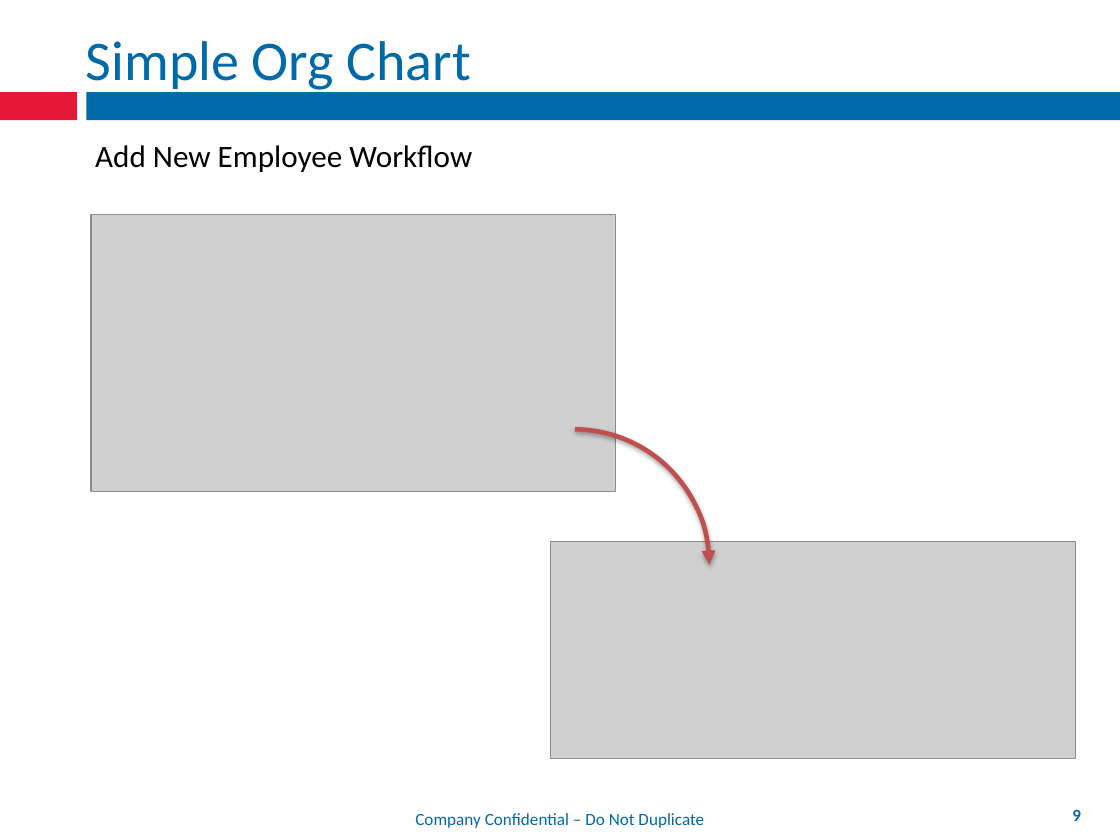
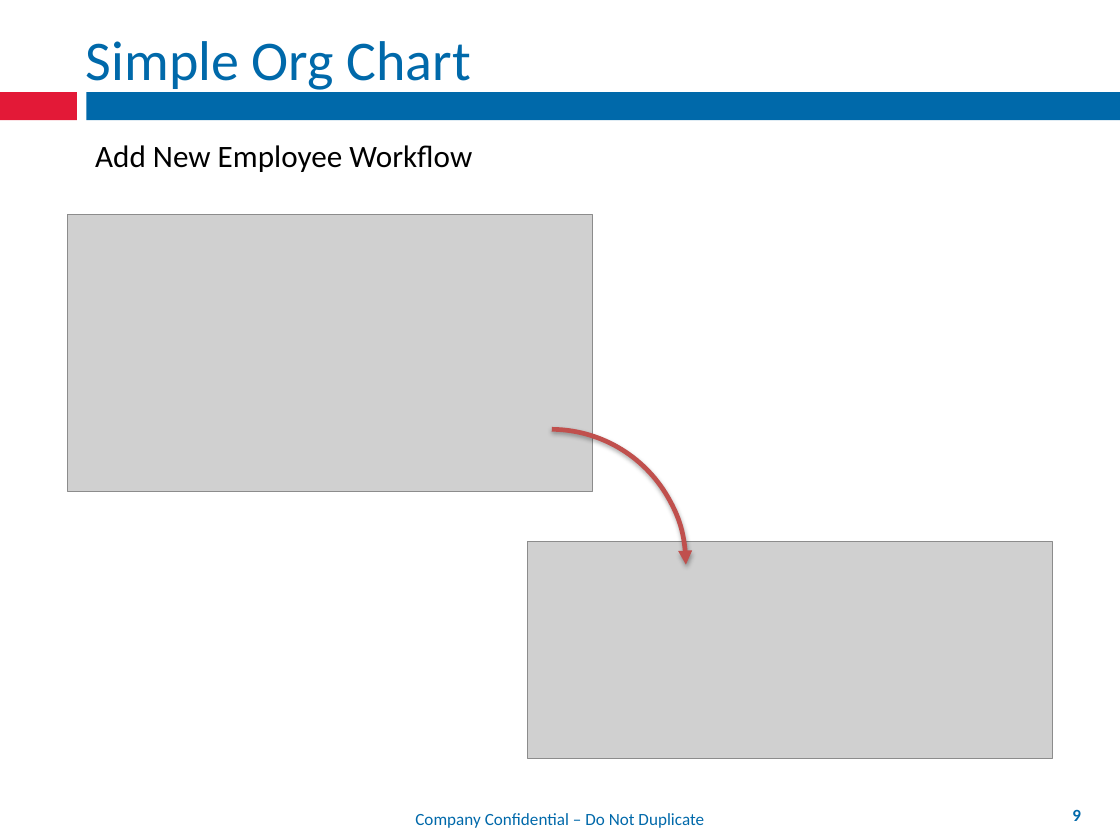
Before and after one commit to mxriverlynn/presentations-and-training, a slide deck: slide 9 of Decoupling Workflow With App Controler/Decoupling Workflow From Forms.pptx. Drawn at 1120x840 pixels with LibreOffice and Linux fonts; fonts in the diff are those of the drawing; grey boxes stand for pictures; background and template pictures are left out. Boxes give left, top, right and bottom in pixels: in the first picture for what was removed or moved away, otherwise in the second. Text is boxed around its words. In the diff, an @@ line names an element or a change of style, - is before the commit and + after.

```diff
--- a/Decoupling Workflow With App Controler/Decoupling Workflow From Forms.pptx
+++ b/Decoupling Workflow With App Controler/Decoupling Workflow From Forms.pptx
@@ 2 pictures, 1 arc (boxed as its full ellipse): place and size @@
-2 pictures, 1 arc (boxed as its full ellipse) at [91, 215, 1076, 758]
+2 pictures, 1 arc (boxed as its full ellipse) at [67, 215, 1053, 758]
```
Also in this commit, not shown: 5 other slides changed, 3 slides added, 2 slides removed.
